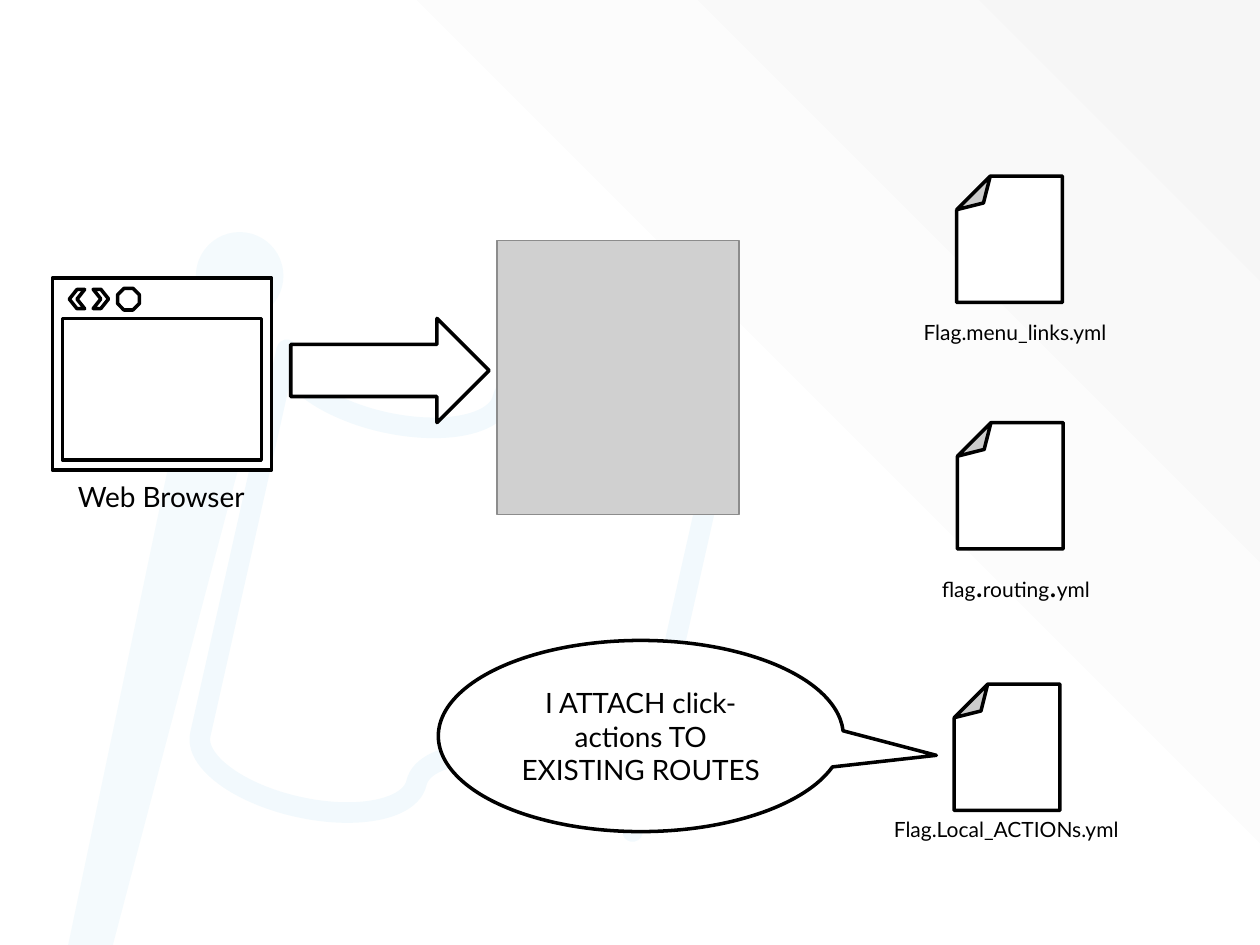
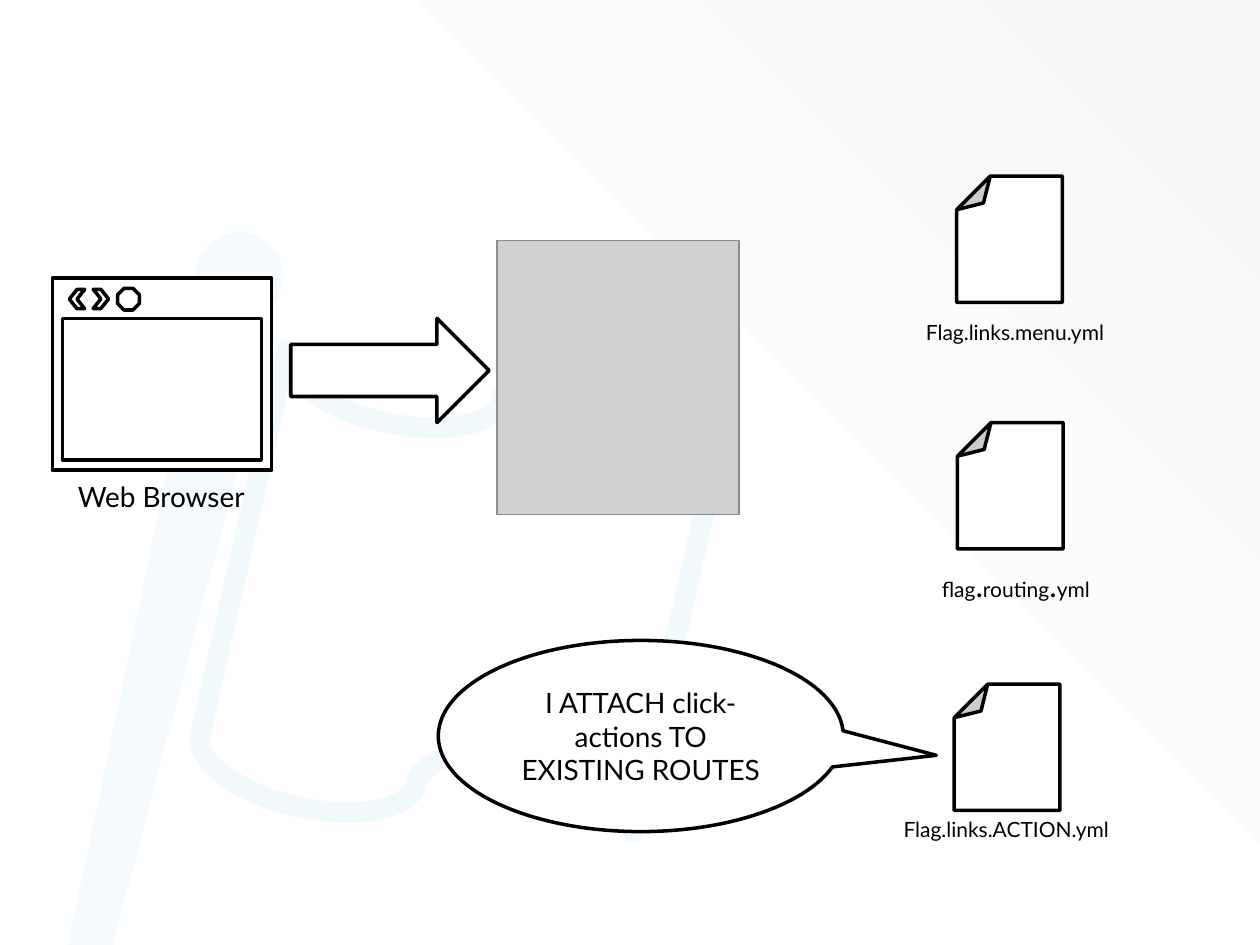
Before and after one commit to socketwench/portingFlagToDrupal8, a slide deck: slide 28 of src/flagOnD8.pptx. Drawn at 1260x945 pixels with LibreOffice and Linux fonts; fonts in the diff are those of the drawing; grey boxes stand for pictures; background and template pictures are left out. Boxes give left, top, right and bottom in pixels: in the first picture for what was removed or moved away, otherwise in the second. Text is boxed around its words. In the diff, an @@ line names an element or a change of style, - is before the commit and + after.

```diff
--- a/src/flagOnD8.pptx
+++ b/src/flagOnD8.pptx
@@ text at box(926, 324, 1104, 344): text changed @@
-Flag.menu_links.yml
+Flag.links.menu.yml
@@ text at box(904, 821, 1109, 841): text changed @@
-Flag.Local_ACTIONs.yml
+Flag.links.ACTION.yml
```
Also in this commit, not shown: 3 other slides changed, 4 other files.
